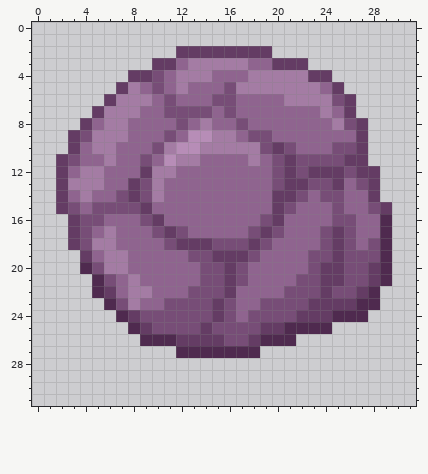
Pixel-art sprite: textures/items/chorus_fruit_popped.png. Above: the version before the commit.
The file is 32x32 pixels. Colours within 5 levels of each other are drawn and written as one.
Now the later version:
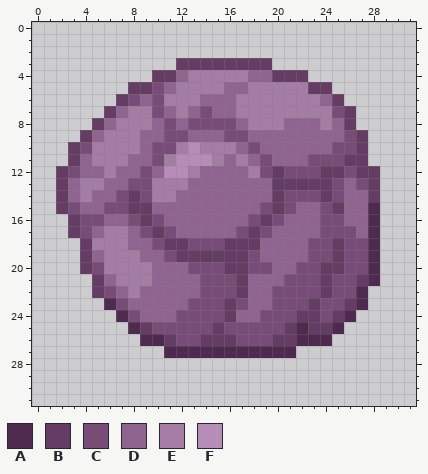
Palette (. is transparent): A #4f2a4f  B #643c64  C #774d77  D #8f648f  E #a47ca4  F #b78db7
Diff:
y 2: x 12..19 BBBBBBBB -> ........
y 3: x 10..22 BBDEEEEEDDBBB -> ..BBBBBBBB...
y 4: x 8..12 BBCDE -> ..BBD; x 15..24 DDDEEEEEBB -> EEEDDBBB..
y 5: x 7..9 BED -> .BB; x 13..17 DDDCE -> EEEDD; x 23..25 EDB -> BB.
y 6: x 6..13 BEEEDCDD -> .BCDCEEE; x 15..20 CCDDDD -> DDEEEE; x 24..26 ECB -> DB.
y 7: x 5..7 BEE -> .BD; x 9..13 DDCCC -> ECDED; x 16..23 CDDDDDDD -> DEEEEEEE; x 25 D -> C
y 8: x 4..6 BDE -> .BD; x 8..9 DD -> EE; x 11..20 DCDEDDCDDD -> CDCCCCDEEE; x 24..27 DECB -> EDB.
y 9: x 3..5 BCE -> .BD; x 8 D -> E; x 12..19 DFFEEDCC -> CDDDCCDD; x 26 D -> C
y 10: x 4 D -> C; x 7..8 DD -> EE; x 11..12 EF -> CE; x 17..21 EECBC -> DCDDD
y 11: x 2..3 BC -> .B; x 5 D -> E; x 7 D -> E; x 9..15 CDFEEDD -> DCEFFFE; x 17..22 DEDCBC -> EDCDDD
y 12: x 3..6 DEED -> CDDE; x 9..13 BEEDD -> CDFFE; x 18..21 DDCB -> ECBC; x 23 B -> C
y 13: x 3 E -> D; x 8 B -> C; x 11..12 DD -> EE; x 20 C -> B; x 23..25 CCB -> BBC
y 14: x 11 D -> E; x 21 B -> C; x 23..24 DC -> CB
y 15: x 5 C -> D; x 8 C -> B; x 19 D -> C; x 24..25 DC -> CB; x 28..29 CB -> A.
y 16: x 8..10 DCB -> CBC; x 18..20 DCB -> CBC; x 24 D -> C; x 26 C -> D; x 28..29 DA -> A.
y 17: x 7 D -> E; x 9..12 DCBC -> CBCD; x 17..20 DCBC -> CBCD; x 25 B -> C; x 28..29 DA -> A.
y 18: x 3..4 BC -> .B; x 7 D -> E; x 10..11 DC -> CB; x 13..14 BB -> CC; x 16..17 CC -> BB; x 19 C -> D; x 23 D -> C; x 27..29 DCA -> CA.
y 19: x 8 D -> E; x 11..14 DDCC -> CBBB; x 28..29 CA -> A.
y 20: x 4 A -> B; x 8..9 DD -> EE; x 13 D -> C; x 17..19 CDD -> BCC; x 22 D -> C; x 28..29 BA -> A.
y 21: x 5..7 ACD -> BDE; x 9 D -> E; x 16..17 BC -> CB; x 21 D -> C; x 25 B -> C; x 27..29 CBA -> BA.
y 22: x 5..6 AB -> BC; x 9 E -> D; x 13 C -> D; x 16..17 BD -> CB; x 20 D -> C; x 27..28 BA -> A.
y 23: x 8 E -> D; x 11..12 CC -> DD; x 15..17 BCD -> CBC; x 19 C -> D; x 24..25 BB -> CC; x 28 A -> .
y 24: x 8..11 BCCC -> CDDD; x 15..16 BC -> CB; x 18 C -> D; x 24..25 BA -> CB; x 27 A -> .
y 25: x 14..15 BC -> CB; x 19..21 BBA -> CCB; x 23..25 AA. -> BBA
y 26: x 11..13 ABB -> BCC; x 16 C -> B; x 18..24 BAAA... -> CCBBAAA
y 27: x 11 . -> A; x 19..21 ... -> AAA
